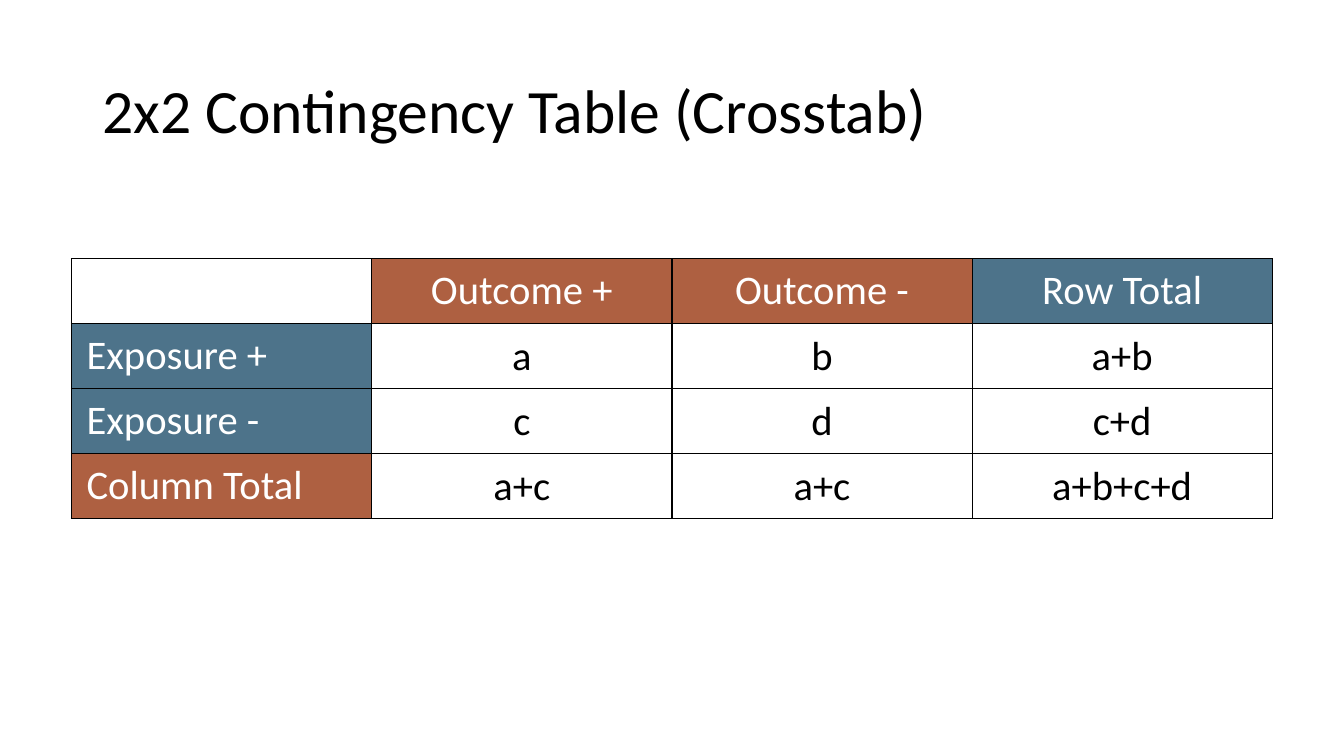
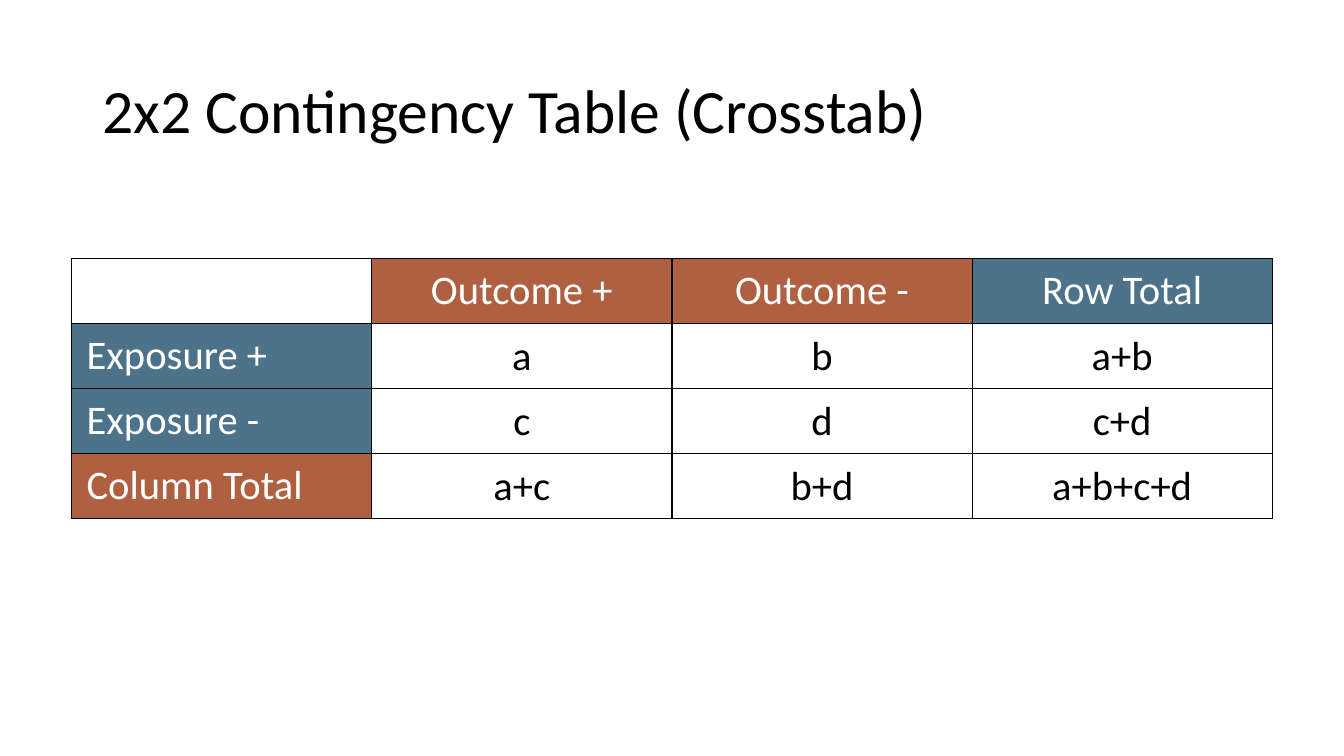
Before and after one commit to brad-cannell/epi_3_public, a slide deck: slide 52 of modules/04 Measures of Association/measures_of_assocaition.pptx (slide 51 before the commit). Drawn at 1344x756 pixels with LibreOffice and Linux fonts; fonts in the diff are those of the drawing. Boxes give left, top, right and bottom in pixels: in the first picture for what was removed or moved away, otherwise in the second. Text is boxed around its words. In the diff, an @@ line names an element or a change of style, - is before the commit and + after.

```diff
--- a/modules/04 Measures of Association/measures_of_assocaition.pptx
+++ b/modules/04 Measures of Association/measures_of_assocaition.pptx
@@ table at [72,259,1273,519] @@
-row 4, column 3: a+c
+row 4, column 3: b+d
```
Also in this commit, not shown: 3 other slides changed, 1 slide added, 4 other files.
